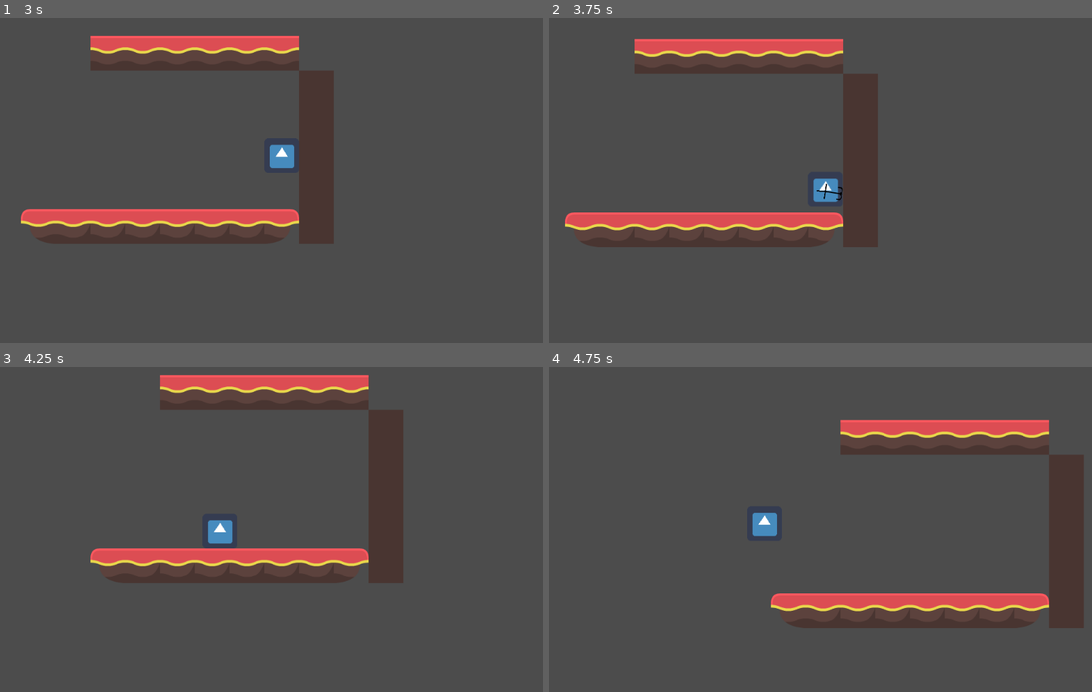
Above: before the commit, frames 1-4 (two rows, left to right).
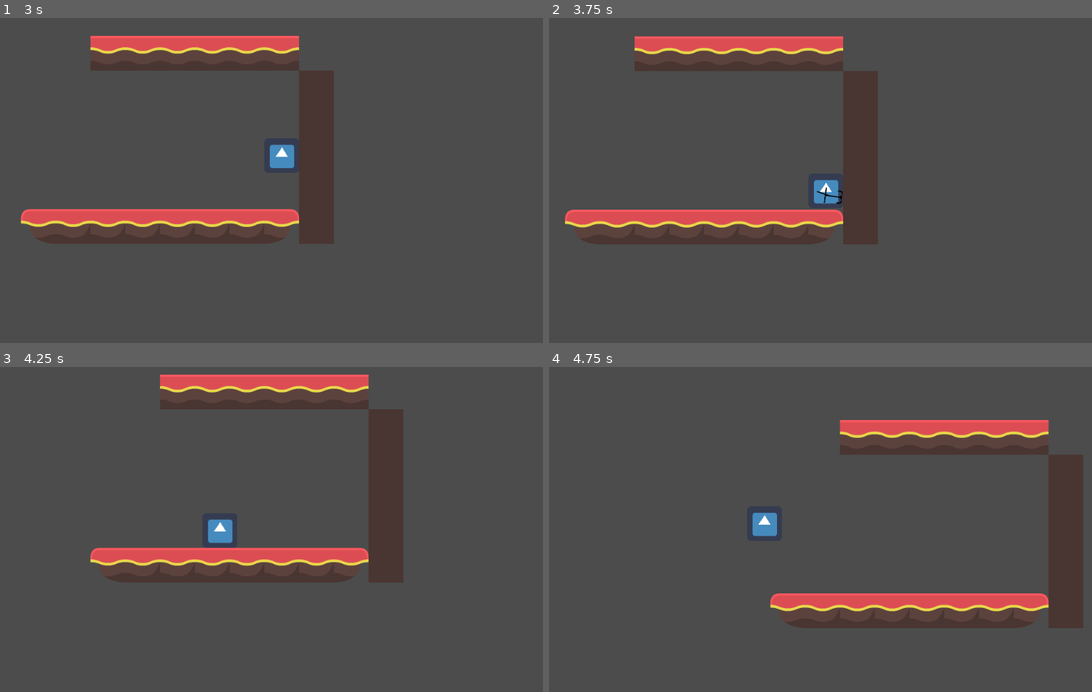
Above: after the commit, the same moments.

Repository: Lukas-VanDyke/Platformer-Prototype
Game: Godot game, scene res://Scenes/Room.tscn
Two runs of this game, one before a commit and one after it. Both use one fixed random seed, a clock stepped at 60 frames per second and the inputs below. The engine's default icon, where the game draws it, is replaced by a stand-in: a white triangle on a blue panel in a dark square.
Inputs (mouse positions are in pixels of both pictures, inside the frame that each line leads up to):
- Up to frame 1 (3 s): move the mouse to (385, 164) at 0.52 s; hold D (right) 0.53-1.28 s; click (385, 164) at 0.6 s; move the mouse to (152, 196) at 1.27 s; hold A (left) 1.28-2.03 s; tap Space (space) at 1.35, 2.85 s; move the mouse to (320, 109) at 2.02 s; hold D (right) from 2.03 s (still down); click (320, 109) at 2.1 s; move the mouse to (238, 245) at 2.77 s
- Up to frame 2 (3.75 s): move the mouse to (983, 229) at 3.52 s; release D (right) at 3.53 s; hold A (left) from 3.53 s (still down); click (983, 229) at 3.6 s
- Up to frame 3 (4.25 s): keep holding A (left)
- Up to frame 4 (4.75 s): keep holding A (left); move the mouse to (646, 480) at 4.27 s; tap Space (space) at 4.35 s

Frame 1 is identical in both runs. In frame 2, 3.9% of the frame differs, in the area x 2-61%, y 5-71%; in frame 3, 1.1%; in frame 4, 0.2%.

Commit message:
Removed unnecessary (and not working) slow down on walls code

Diff:
--- a/src/Scripts/PlayerController.gd
+++ b/src/Scripts/PlayerController.gd
@@ -53,9 +53,6 @@
 
 	get_input()
 	velocity.y += gravity * delta
-	if leftWall or rightWall:
-		if velocity.y > wallSlideSpeed:
-			velocity.y = wallSlideSpeed
 
 	var collision = move_and_collide(velocity * delta)
 	if collision:
